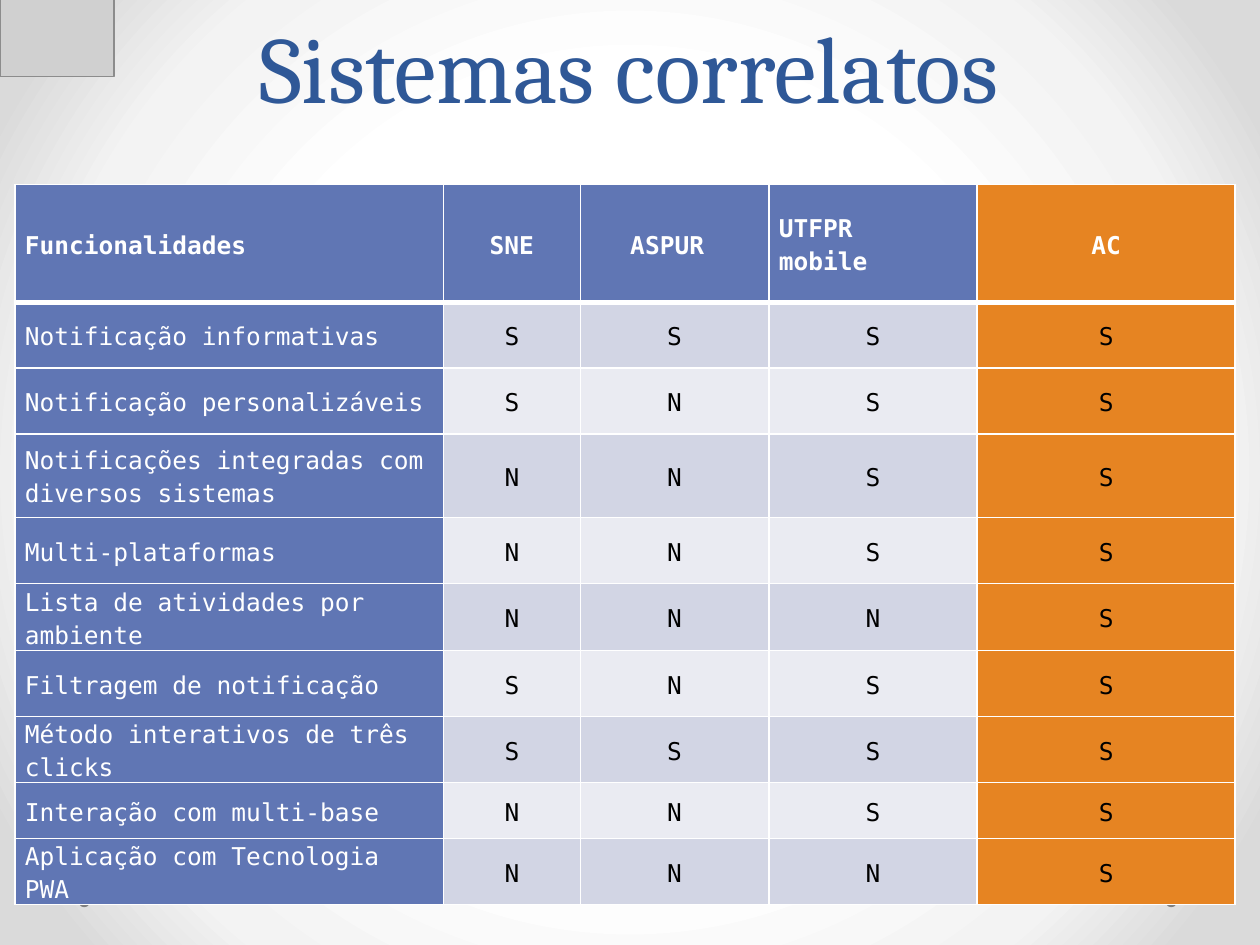
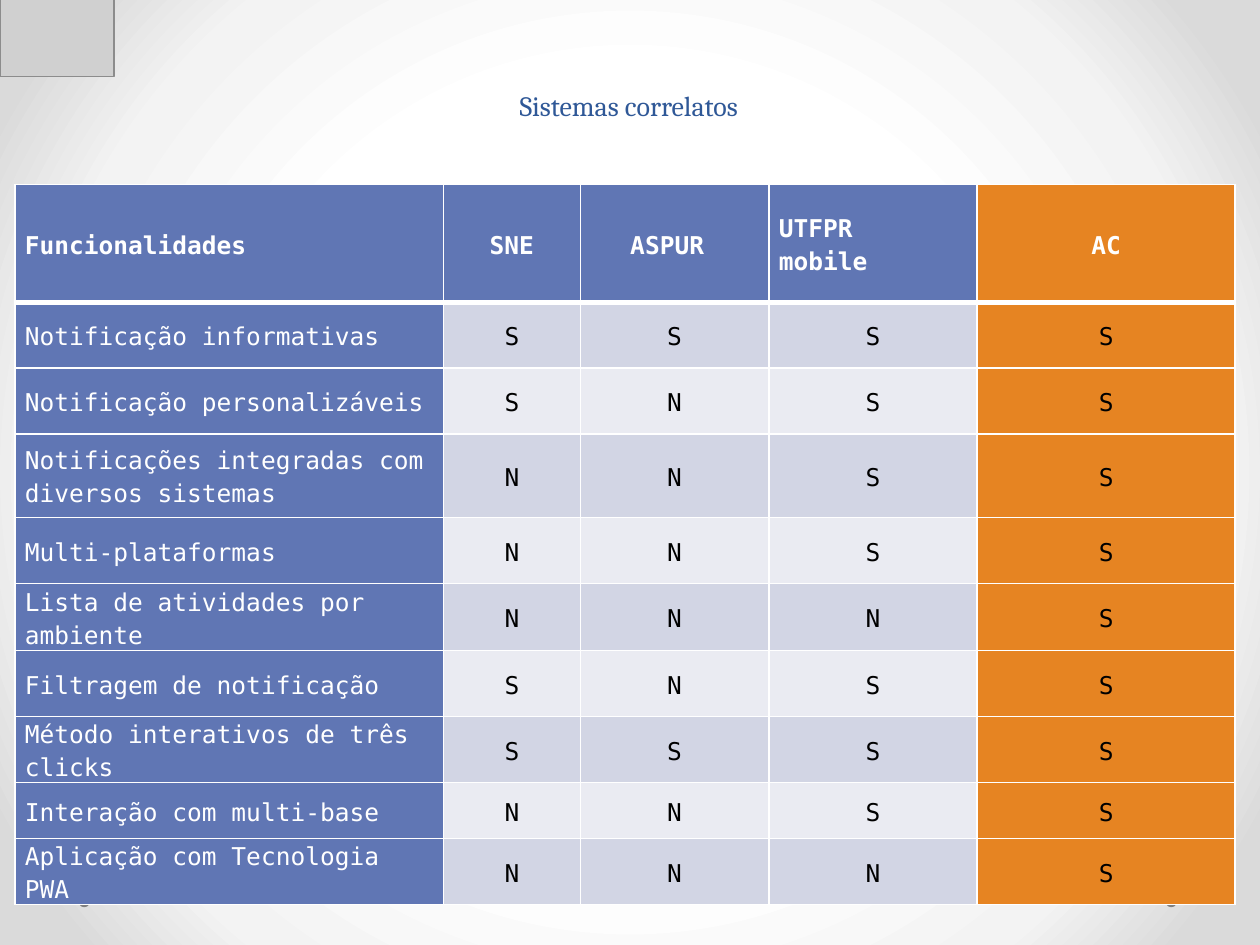
Before and after one commit to Neimarmg/TCC, a slide deck: slide 3 of Ppt-Final.pptx. Drawn at 1260x945 pixels with LibreOffice and Linux fonts; fonts in the diff are those of the drawing; grey boxes stand for pictures. Boxes give left, top, right and bottom in pixels: in the first picture for what was removed or moved away, otherwise in the second. Text is boxed around its words. In the diff, an @@ line names an element or a change of style, - is before the commit and + after.

```diff
--- a/Ppt-Final.pptx
+++ b/Ppt-Final.pptx
@@ title "Sistemas correlatos" at box(520, 96, 738, 117): size 54 to 16 pt @@
```
Also in this commit, not shown: 3 other slides changed, 1 slide added, 1 slide removed, 1 other file.
